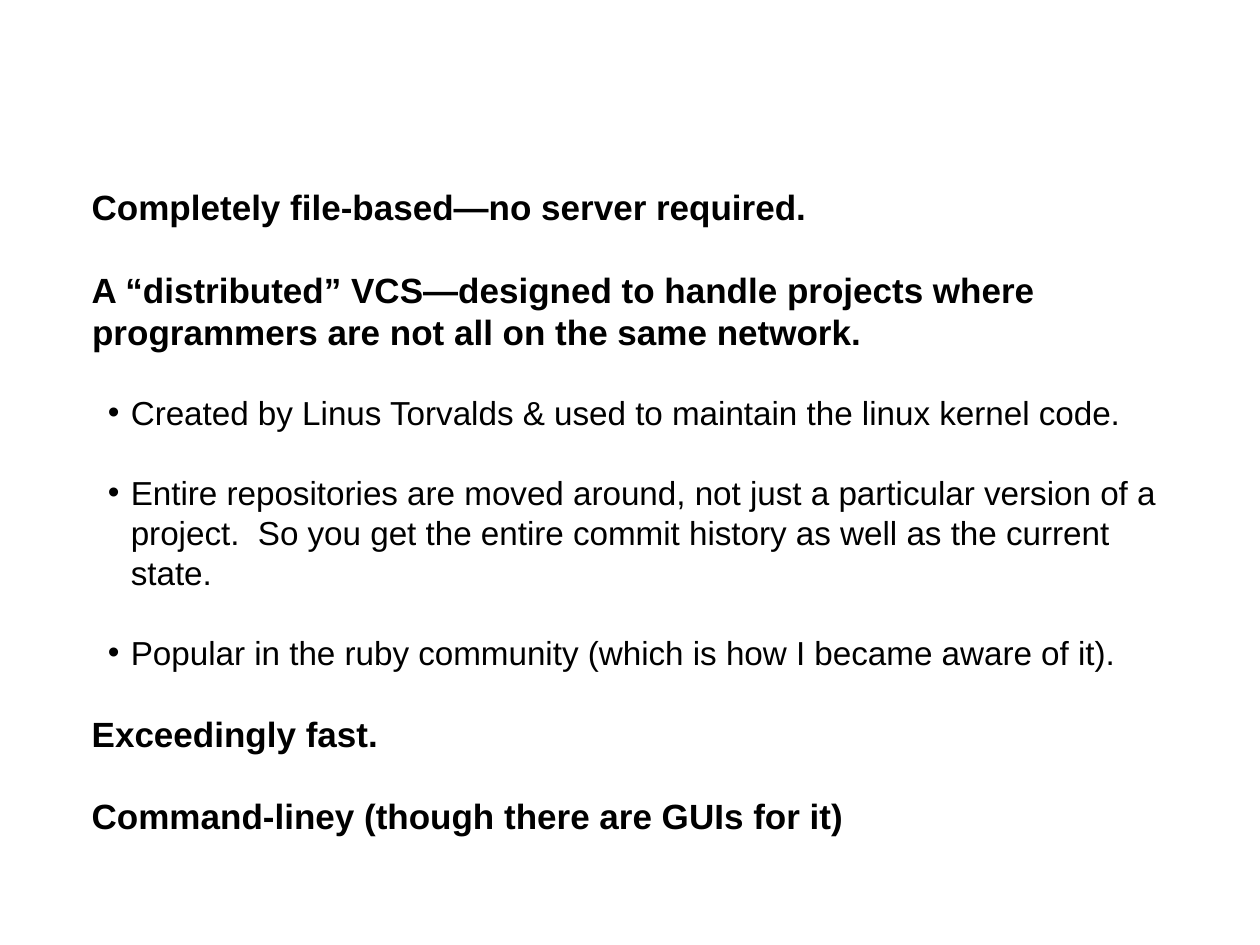
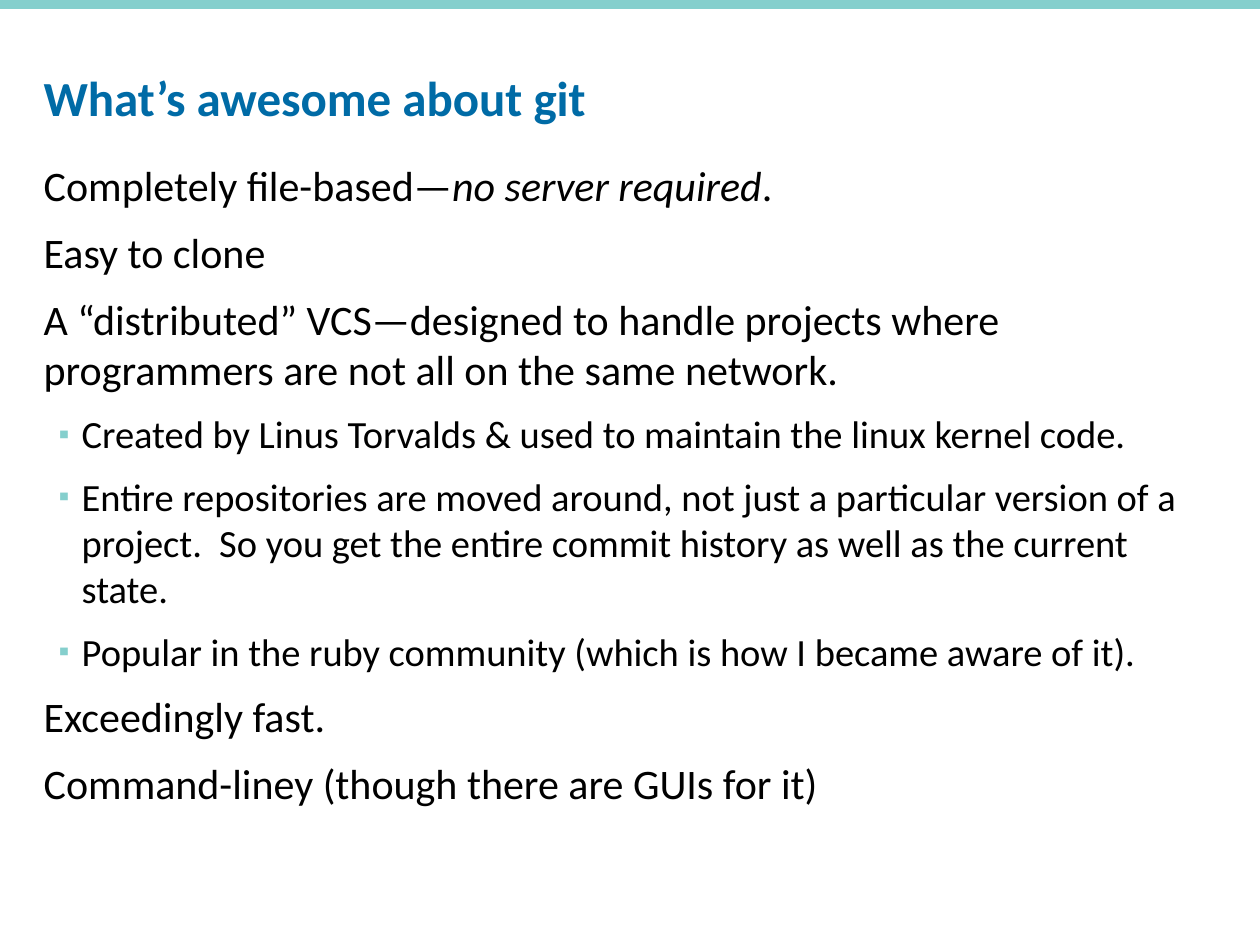
Before and after one commit to rpardee/git_demo, a slide deck: slide 9 of git_for_sas_programmers.pptx. Drawn at 1260x945 pixels with LibreOffice and Linux fonts; fonts in the diff are those of the drawing; background and template pictures are left out. Boxes give left, top, right and bottom in pixels: in the first picture for what was removed or moved away, otherwise in the second. Text is boxed around its words. In the diff, an @@ line names an element or a change of style, - is before the commit and + after.

```diff
--- a/git_for_sas_programmers.pptx
+++ b/git_for_sas_programmers.pptx
@@ rectangle added at (x1=0, y1=0, x2=1260, y2=9), fill #85CFCD @@
@@ title at (x1=44, y1=80, x2=586, y2=125): text changed; size 26 to 28 pt; font Arial to Calibri; text colour #FFFFFF to #006BA6; bold on @@
-What I’m Using: git
+What’s awesome about git
@@ text "Completely file-based—no server required." moved from (x1=92, y1=194, x2=1155, y2=836) to (x1=44, y1=171, x2=1175, y2=807) @@
@@ text at (x1=44, y1=171, x2=1175, y2=807): size 20 to 24 pt, bold off in "Completely file-based—no server required.", "A “distributed” VCS—designed to handle projects where ...", "Exceedingly fast.", "Command-liney (though there are GUIs for it)"; font Arial to Calibri; italic on in "file-based—no server required."; size 19 to 22 pt in "Created by Linus Torvalds & used to ...", "Entire repositories are moved around, not just ...", "Popular in the ruby community (which is ..."; less space between paragraphs; bullet • to ▪ @@
@@ text at (x1=44, y1=238, x2=265, y2=275): paragraph added @@
+Easy to clone
```
Also in this commit, not shown: 13 other slides changed, 2 slides added, 1 slide removed, 3 other files.
